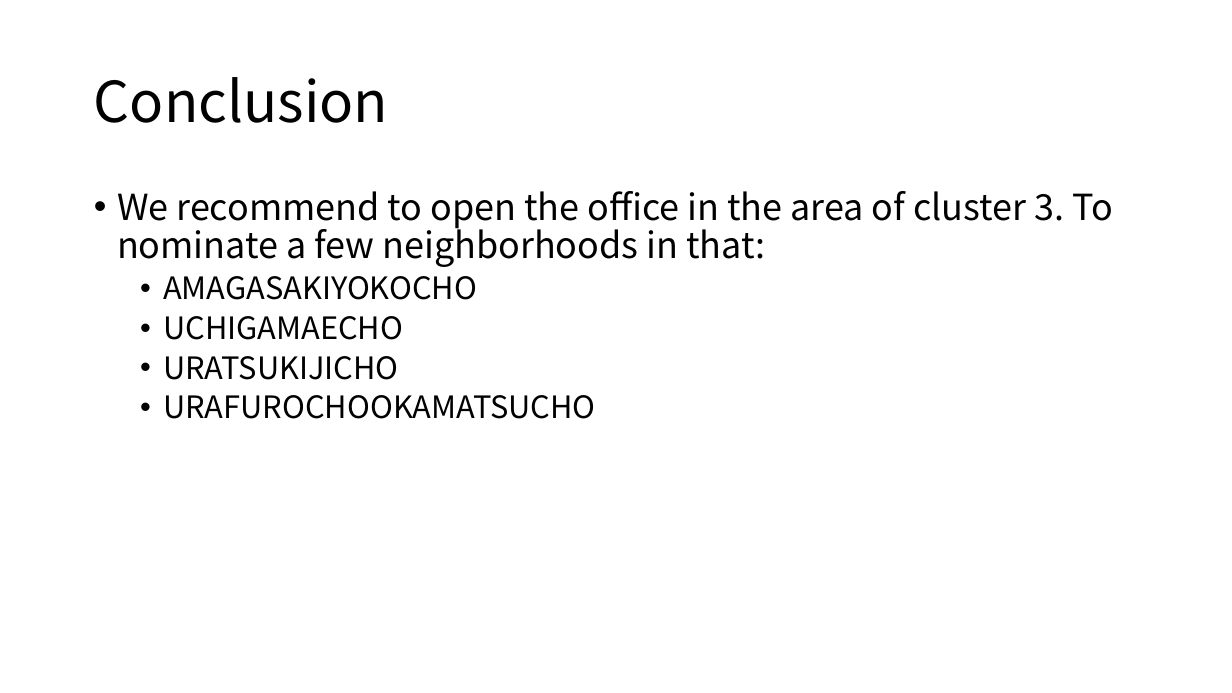
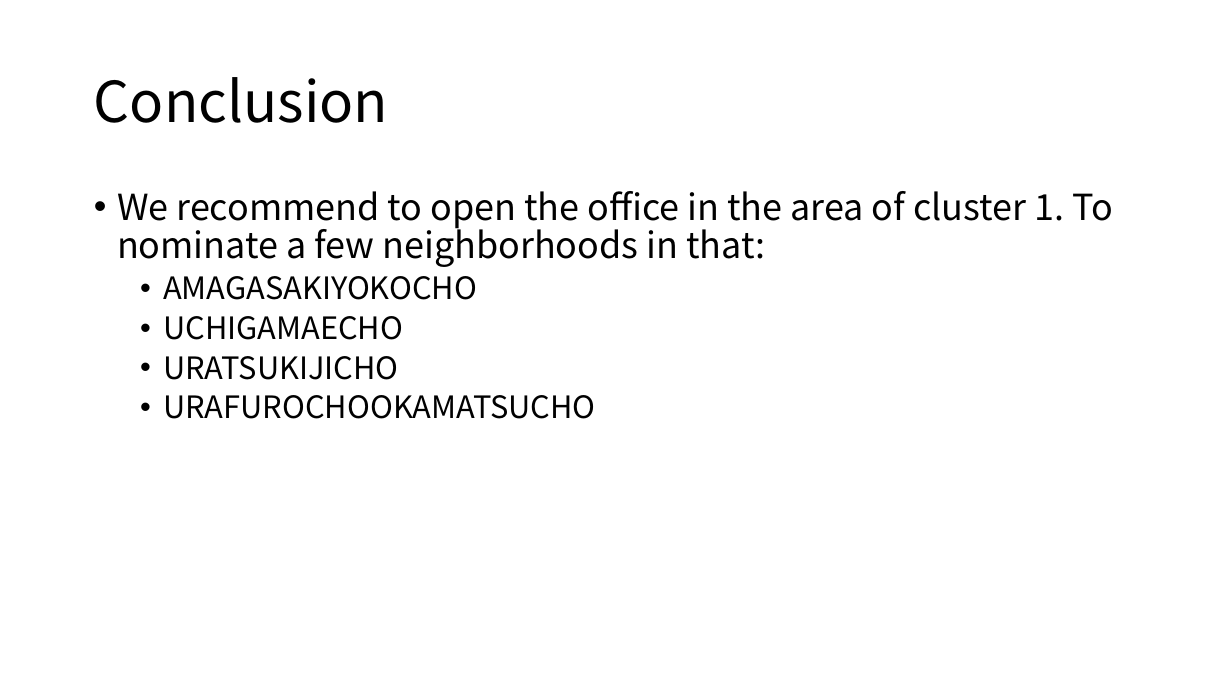
Before and after one commit to boombasteek/Coursera_Capstone, a slide deck: slide 8 of REPORT/AppliedDataScienceCapstoneFinalReport.pptx. Drawn at 1232x693 pixels with LibreOffice and Linux fonts; fonts in the diff are those of the drawing. Boxes give left, top, right and bottom in pixels: in the first picture for what was removed or moved away, otherwise in the second. Text is boxed around its words. In the diff, an @@ line names an element or a change of style, - is before the commit and + after.

```diff
--- a/REPORT/AppliedDataScienceCapstoneFinalReport.pptx
+++ b/REPORT/AppliedDataScienceCapstoneFinalReport.pptx
@@ text at box(117, 191, 1113, 267): text changed @@
-• We recommend to open the office in the area of cluster 3. To nominate a few neighborhoods in that:
+• We recommend to open the office in the area of cluster 1. To nominate a few neighborhoods in that:
```
